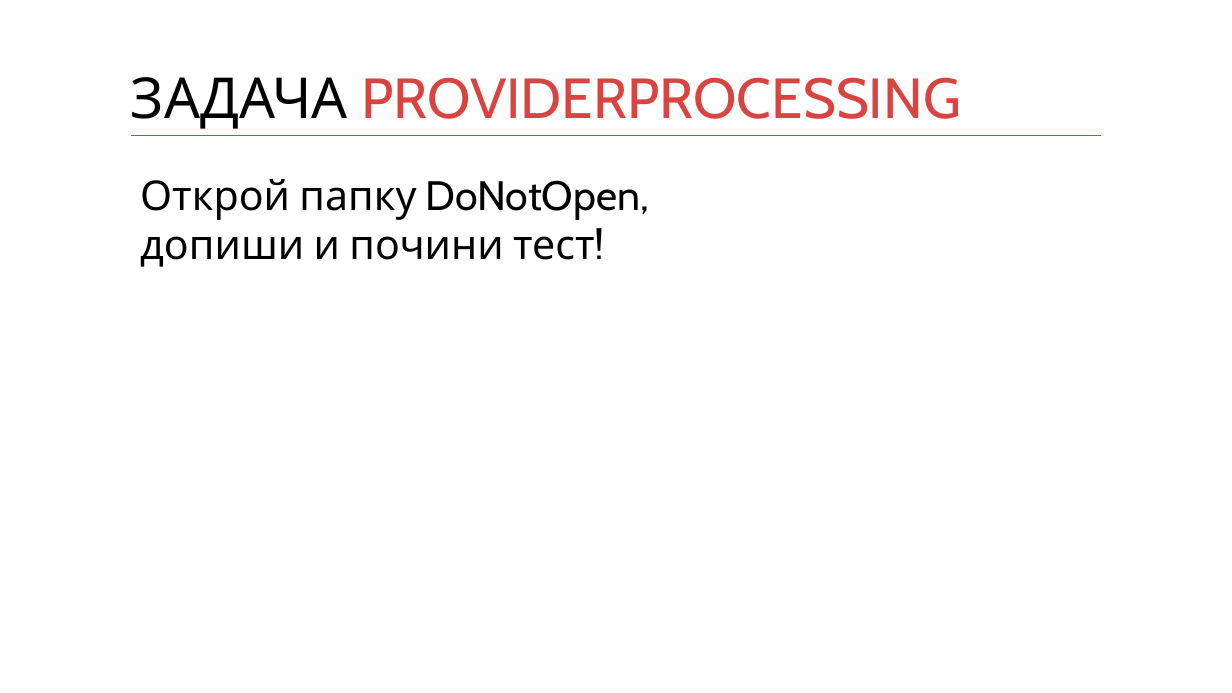
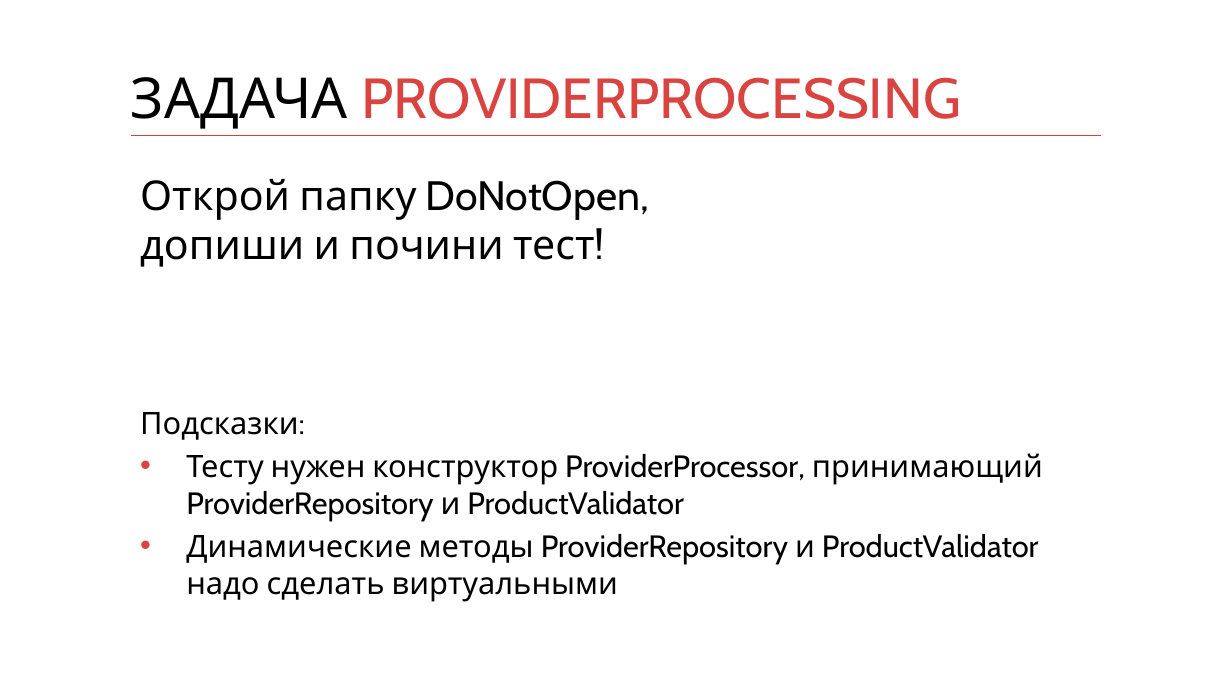
Before and after one commit to kontur-courses/legacy, a slide deck: slide 16 of legacy.pptx. Drawn at 1232x693 pixels with LibreOffice and Linux fonts; fonts in the diff are those of the drawing. Boxes give left, top, right and bottom in pixels: in the first picture for what was removed or moved away, otherwise in the second. Text is boxed around its words. In the diff, an @@ line names an element or a change of style, - is before the commit and + after.

```diff
--- a/legacy.pptx
+++ b/legacy.pptx
@@ text at (140,412,1043,602): paragraphs added @@
+Подсказки:
+• Тесту нужен конструктор ProviderProcessor, принимающий ProviderRepository и ProductValidator
+• Динамические методы ProviderRepository и ProductValidator надо сделать виртуальными
```
Also in this commit, not shown: 20 other files.
